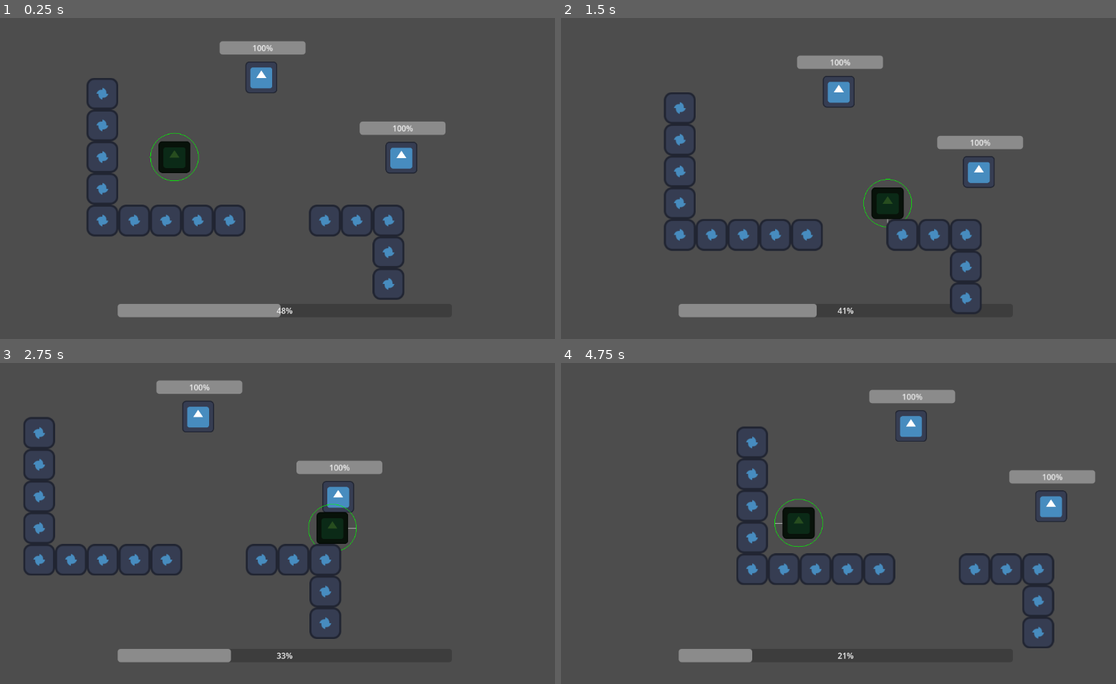
Above: before the commit, frames 1-4 (two rows, left to right).
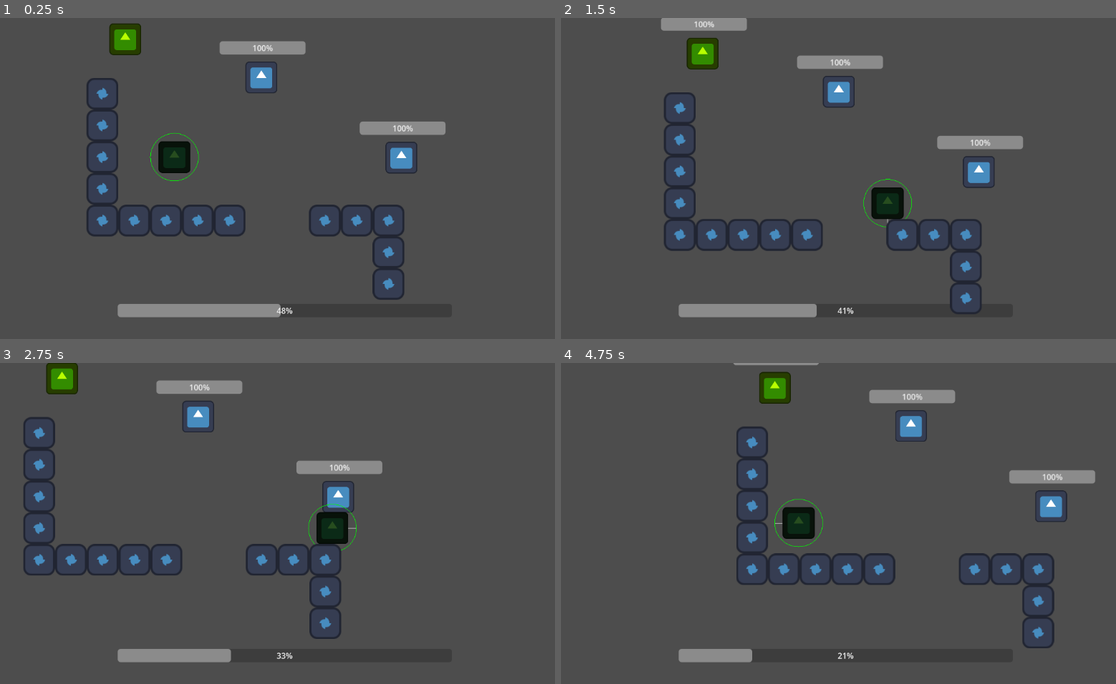
Above: after the commit, the same moments.

Repository: goldchees/wild-jam-83
Game: Godot game, scene res://test.tscn
Same seed, same stepped clock (60 frames per second), same inputs: the game is played once before the commit and once after it. The engine's default icon, where the game draws it, is replaced by a stand-in: a white triangle on a blue panel in a dark square.
Inputs:
- Up to frame 1 (0.25 s): no input
- Up to frame 2 (1.5 s): hold D (move_right) 0.53-1.28 s; tap Space (action_1) at 0.6 s; hold S (move_down) from 1.28 s (still down); tap Q (action_2) at 1.35 s
- Up to frame 3 (2.75 s): tap Enter at 2 s; release S (move_down) at 2.03 s; hold D (move_right) from 2.03 s (still down); tap Space (action_1) at 2.1 s
- Up to frame 4 (4.75 s): release D (move_right) at 2.78 s; hold W (move_up) 2.78-3.53 s; tap Q (action_2) at 2.85, 4.35 s; hold A (move_left) from 3.53 s (still down); tap Space (action_1) at 3.6 s

The runs differ from the first frame. In frame 1, 0.6% of the frame differs, in the area x 19-26%, y 1-12%; in frame 2, 1.2%, in the area x 18-34%, y 0-17%; in frame 3, 0.6%; in frame 4, 0.7%.

Commit message:
Added Guard Enemy Prototype

Diff:
--- /dev/null
+++ b/scenes/bullet.gd
@@ -0,0 +1,14 @@
+extends Area2D
+@export var speed = 300
+
+func _process(delta: float) -> void:
+	var rotation_vector = Vector2.RIGHT.rotated(rotation)
+	position += rotation_vector * speed * delta
+
+func _on_visible_on_screen_notifier_2d_screen_exited() -> void:
+	queue_free()
+
+func _on_body_entered(body: Node2D) -> void:
+	if body is Player:
+		pass
+	queue_free()
--- /dev/null
+++ b/scenes/bullet.tscn
@@ -0,0 +1,22 @@
+[gd_scene load_steps=4 format=3 uid="uid://5e4iweyo4byj"]
+
+[ext_resource type="Texture2D" uid="uid://8kskkqdaqsal" path="res://assets/icon.svg" id="1_mkf8s"]
+[ext_resource type="Script" uid="uid://dyafswgu06v03" path="res://scenes/bullet.gd" id="1_y25gk"]
+
+[sub_resource type="CircleShape2D" id="CircleShape2D_y25gk"]
+
+[node name="Bullet" type="Area2D"]
+script = ExtResource("1_y25gk")
+
+[node name="Sprite2D" type="Sprite2D" parent="."]
+scale = Vector2(0.15, 0.15)
+texture = ExtResource("1_mkf8s")
+
+[node name="CollisionShape2D" type="CollisionShape2D" parent="."]
+shape = SubResource("CircleShape2D_y25gk")
+
+[node name="VisibleOnScreenNotifier2D" type="VisibleOnScreenNotifier2D" parent="."]
+
+[connection signal="area_entered" from="." to="." method="_on_area_entered"]
+[connection signal="body_entered" from="." to="." method="_on_body_entered"]
+[connection signal="screen_exited" from="VisibleOnScreenNotifier2D" to="." method="_on_visible_on_screen_notifier_2d_screen_exited"]
--- /dev/null
+++ b/scenes/enemy_guard.tscn
@@ -0,0 +1,86 @@
+[gd_scene load_steps=11 format=3 uid="uid://l434tuoh7hpu"]
+
+[ext_resource type="Script" uid="uid://5ydcryb0e0ot" path="res://scripts/enemy_guard.gd" id="1_u00h0"]
+[ext_resource type="Texture2D" uid="uid://8kskkqdaqsal" path="res://assets/icon.svg" id="2_tuvvq"]
+[ext_resource type="Script" uid="uid://2u04mrwnvumn" path="res://scripts/states/state_machine.gd" id="3_tuvvq"]
+[ext_resource type="Script" uid="uid://dntiteq6lwoqq" path="res://scripts/states/guard/guard_idle.gd" id="4_an4mu"]
+[ext_resource type="Script" uid="uid://bjf1syja3qwh" path="res://scripts/states/guard/guard_walk.gd" id="5_qbm0j"]
+[ext_resource type="Script" uid="uid://c7ghx8d6ga15f" path="res://scripts/states/guard/guard_detect.gd" id="6_8yuu7"]
+[ext_resource type="Script" uid="uid://c7vf5kjy3hww2" path="res://scripts/states/guard/guard_follow.gd" id="7_ug1xp"]
+[ext_resource type="Script" uid="uid://jgf01duanbfh" path="res://scripts/states/guard/guard_attack.gd" id="8_xge5v"]
+[ext_resource type="PackedScene" uid="uid://5e4iweyo4byj" path="res://scenes/bullet.tscn" id="9_qbm0j"]
+
+[sub_resource type="CircleShape2D" id="CircleShape2D_4gyqm"]
+radius = 64.0
+
+[node name="Guard" type="CharacterBody2D"]
+script = ExtResource("1_u00h0")
+
+[node name="Sprite2D" type="Sprite2D" parent="."]
+modulate = Color(0.721569, 1, 0, 1)
+scale = Vector2(0.5, 0.5)
+texture = ExtResource("2_tuvvq")
+
+[node name="CollisionShape2D" type="CollisionShape2D" parent="."]
+scale = Vector2(0.5, 0.5)
+shape = SubResource("CircleShape2D_4gyqm")
+
+[node name="entityEnergyBar" type="ProgressBar" parent="."]
+offset_left = -84.0
+offset_top = -73.0
+offset_right = 89.0
+offset_bottom = -46.0
+value = 100.0
+
+[node name="RaycastHolder" type="Node2D" parent="."]
+
+[node name="RayCast2D3" type="RayCast2D" parent="RaycastHolder"]
+rotation = 0.523599
+target_position = Vector2(170, 0)
+
+[node name="RayCast2D4" type="RayCast2D" parent="RaycastHolder"]
+rotation = 0.261799
+scale = Vector2(1, 1)
+target_position = Vector2(170, 0)
+
+[node name="RayCast2D5" type="RayCast2D" parent="RaycastHolder"]
+rotation = -0.261799
+scale = Vector2(1, 1)
+target_position = Vector2(170, 0)
+
+[node name="RayCast2D2" type="RayCast2D" parent="RaycastHolder"]
+rotation = -0.523599
+target_position = Vector2(170, 0)
+
+[node name="RayCast2D" type="RayCast2D" parent="RaycastHolder"]
+target_position = Vector2(170, 0)
+
+[node name="StateMachine" type="Node" parent="." node_paths=PackedStringArray("initial_state")]
+script = ExtResource("3_tuvvq")
+initial_state = NodePath("Idle")
+
+[node name="Idle" type="Node" parent="StateMachine"]
+script = ExtResource("4_an4mu")
+
+[node name="Walk" type="Node" parent="StateMachine"]
+script = ExtResource("5_qbm0j")
+
+[node name="Detect" type="Node" parent="StateMachine"]
+script = ExtResource("6_8yuu7")
+
+[node name="Follow" type="Node" parent="StateMachine"]
+script = ExtResource("7_ug1xp")
+
+[node name="Attack" type="Node" parent="StateMachine"]
+script = ExtResource("8_xge5v")
+Bullet = ExtResource("9_qbm0j")
+
+[node name="BulletMarker" type="Marker2D" parent="."]
+position = Vector2(50, 0)
+
+[node name="BulletTimer" type="Timer" parent="."]
+unique_name_in_owner = true
+wait_time = 0.5
+autostart = true
+
+[connection signal="timeout" from="BulletTimer" to="StateMachine/Attack" method="_on_bullet_timer_timeout"]
--- /dev/null
+++ b/scripts/enemy_guard.gd
@@ -0,0 +1,30 @@
+class_name Guard
+extends Actor
+
+@onready var entity_energy_bar: ProgressBar = $entityEnergyBar
+@onready var raycast_holder: Node2D = $RaycastHolder
+
+var died = false
+
+var target : Player = null
+
+func _init() -> void:
+	speed = 200
+
+func _process(delta: float) -> void:
+	if entity_energy_bar.value <= 0 && !died:
+		died = true
+		print(name + "died")
+
+	raycast_detection()
+
+
+
+func lose_energy():
+	entity_energy_bar.value -= 0.1
+
+
+func raycast_detection() -> void:
+	for raycast : RayCast2D in raycast_holder.get_children():
+		if raycast.is_colliding() and raycast.get_collider() is Player:
+			target = raycast.get_collider()
--- a/scripts/player.gd
+++ b/scripts/player.gd
@@ -19,6 +19,8 @@
 var wiggle = 0
 
 var is_possessing = false
+
+@onready var energy_bar: ProgressBar = %energyBar
 
 func _process(delta: float) -> void:
 	if (Input.is_action_just_pressed(reach_action)):
@@ -70,13 +72,14 @@
 		if (host != null):
 			leave_host()
 
-	if (is_possessing and $"../../Camera2D/UI/energyBar".value > 0):
-		#$"../../energyBar".value += 0.1
-		$"../../Camera2D/UI/energyBar".value += 0.1
-		get_parent().lose_energy()
-	else:
-		#$"../energyBar".value -= 0.1
-		$"../Camera2D/UI/energyBar".value -= 0.1
+	if (energy_bar.value > 0):
+		if (is_possessing):
+			#$"../../energyBar".value += 0.1
+			energy_bar.value += 0.1
+			get_parent().lose_energy()
+		else:
+			#$"../energyBar".value -= 0.1
+			energy_bar.value -= 0.1
 
 	queue_redraw()
 
--- /dev/null
+++ b/scripts/states/guard/guard_attack.gd
@@ -0,0 +1,25 @@
+extends GuardState
+@export var Bullet : PackedScene
+@onready var bullet_timer: Timer = %BulletTimer
+@onready var bullet_marker: Marker2D = $"../../BulletMarker"
+
+func handle_input(_event: InputEvent) -> void:
+	pass
+
+func handle_process(_delta: float) -> void:
+	pass
+
+func handle_physics_process(_delta: float) -> void:
+	if guard.target != null:
+		guard.look_at(guard.target.position)
+
+func enter_state(previous_state : String, data := {}) -> void:
+	pass
+
+func _on_bullet_timer_timeout() -> void:
+	if guard.target != null:
+		var bullet_scene = Bullet.instantiate()
+		get_tree().root.add_child(bullet_scene)
+		bullet_scene.global_transform = bullet_marker.global_transform
+		bullet_timer.wait_time = randf_range(1.0, 2.5)
+		bullet_timer.start()
--- /dev/null
+++ b/scripts/states/guard/guard_detect.gd
@@ -0,0 +1 @@
+extends GuardState
--- /dev/null
+++ b/scripts/states/guard/guard_follow.gd
@@ -0,0 +1,21 @@
+extends GuardState
+
+var suspicion : int
+
+func handle_input(_event: InputEvent) -> void:
+	pass
+
+func handle_process(_delta: float) -> void:
+	suspicion += 1
+
+	if suspicion > 1000:
+		state_finished.emit(ATTACK)
+
+func handle_physics_process(delta: float) -> void:
+	guard.look_at(guard.target.position)
+	if guard.global_position.distance_to(guard.target.global_position) > 150:
+		guard.global_position = guard.global_position.move_toward(guard.target.global_position, guard.speed * delta)
+		guard.move_and_slide()
+
+func enter_state(previous_state : String, data := {}) -> void:
+	guard.velocity = Vector2.ZERO
--- /dev/null
+++ b/scripts/states/guard/guard_idle.gd
@@ -0,0 +1,19 @@
+extends GuardState
+
+func handle_input(_event: InputEvent) -> void:
+	pass
+
+func handle_process(_delta: float) -> void:
+	pass
+
+func handle_physics_process(_delta: float) -> void:
+	if guard.target != null:
+		if guard.target.is_possessing:
+			state_finished.emit(FOLLOW)
+			print("S")
+		else:
+			state_finished.emit(ATTACK)
+			print("X")
+
+func enter_state(previous_state : String, data := {}) -> void:
+	guard.velocity = Vector2.ZERO
--- /dev/null
+++ b/scripts/states/guard/guard_state.gd
@@ -0,0 +1,15 @@
+class_name GuardState extends State
+
+const IDLE = "Idle"
+const WALK = "Walk"
+const DETECT = "Detect"
+const FOLLOW = "Follow"
+const ATTACK = "Attack"
+
+var guard: Guard
+
+
+func _ready() -> void:
+	await owner.ready
+	guard = owner as Guard
+	assert(guard != null, "GuardState node needs its parent to be a Guard.")
--- /dev/null
+++ b/scripts/states/guard/guard_walk.gd
@@ -0,0 +1 @@
+extends GuardState
--- /dev/null
+++ b/scripts/states/state.gd
@@ -0,0 +1,18 @@
+class_name State extends Node
+
+signal state_finished(next_state : String, data: Dictionary)
+
+func handle_input(_event: InputEvent) -> void:
+	pass
+
+func handle_process(_delta: float) -> void:
+	pass
+
+func handle_physics_process(_delta: float) -> void:
+	pass
+
+func enter_state(previous_state : String, data := {}) -> void:
+	pass
+
+func exit_state() -> void:
+	pass
--- /dev/null
+++ b/scripts/states/state_machine.gd
@@ -0,0 +1,37 @@
+class_name StateMachine extends Node
+
+@export var initial_state: State = null
+
+@onready var state: State = (func get_initial_state() -> State:
+	return initial_state if initial_state != null else get_child(0)
+).call()
+
+
+func _ready() -> void:
+	for state_node: State in find_children("*", "State"):
+		state_node.state_finished.connect(_transition_to_next_state)
+	await owner.ready
+	state.enter_state("")
+
+
+func _unhandled_input(event: InputEvent) -> void:
+	state.handle_input(event)
+
+
+func _process(delta: float) -> void:
+	state.handle_process(delta)
+
+
+func _physics_process(delta: float) -> void:
+	state.handle_physics_process(delta)
+
+
+func _transition_to_next_state(target_state_path: String, data: Dictionary = {}) -> void:
+	if not has_node(target_state_path):
+		printerr(owner.name + ": Trying to transition to state " + target_state_path + " but it does not exist.")
+		return
+
+	var previous_state_path := state.name
+	state.exit_state()
+	state = get_node(target_state_path)
+	state.enter_state(previous_state_path, data)
--- a/test.tscn
+++ b/test.tscn
@@ -1,10 +1,11 @@
-[gd_scene load_steps=10 format=4 uid="uid://bewnpp2hypupy"]
+[gd_scene load_steps=11 format=4 uid="uid://bewnpp2hypupy"]
 
 [ext_resource type="PackedScene" uid="uid://310ph4lsp0t8" path="res://scenes/actor.tscn" id="1_37kl0"]
 [ext_resource type="Script" uid="uid://cxpfrldjugq8j" path="res://scripts/player.gd" id="2_8uh7m"]
 [ext_resource type="PackedScene" uid="uid://b5813cp1ww1g8" path="res://scenes/entity.tscn" id="3_6uqi0"]
 [ext_resource type="Script" uid="uid://3rw8577ktcri" path="res://scripts/camera_controller.gd" id="4_ppyta"]
 [ext_resource type="Texture2D" uid="uid://8kskkqdaqsal" path="res://assets/icon.svg" id="5_ykrsh"]
+[ext_resource type="PackedScene" uid="uid://l434tuoh7hpu" path="res://scenes/enemy_guard.tscn" id="6_g14j6"]
 
 [sub_resource type="CircleShape2D" id="CircleShape2D_8uh7m"]
 radius = 32.0
@@ -32,6 +33,9 @@
 [node name="Entity2" parent="." instance=ExtResource("3_6uqi0")]
 position = Vector2(890, 353)
 
+[node name="Guard" parent="." instance=ExtResource("6_g14j6")]
+position = Vector2(334, 114)
+
 [node name="Player" parent="." node_paths=PackedStringArray("host") instance=ExtResource("1_37kl0")]
 position = Vector2(433, 352)
 scale = Vector2(1.0066, 1)
@@ -53,6 +57,7 @@
 position = Vector2(-756, -414)
 
 [node name="energyBar" type="ProgressBar" parent="Camera2D/UI"]
+unique_name_in_owner = true
 offset_left = 417.0
 offset_top = 667.0
 offset_right = 1090.0
Not shown, added: scenes/bullet.gd.uid
Not shown, added: scripts/enemy_guard.gd.uid
Not shown, added: scripts/states/guard/guard_attack.gd.uid
Not shown, added: scripts/states/guard/guard_detect.gd.uid
Not shown, added: scripts/states/guard/guard_follow.gd.uid
Not shown, added: scripts/states/guard/guard_idle.gd.uid
Not shown, added: scripts/states/guard/guard_state.gd.uid
Not shown, added: scripts/states/guard/guard_walk.gd.uid
Not shown, added: scripts/states/state.gd.uid
Not shown, added: scripts/states/state_machine.gd.uid
